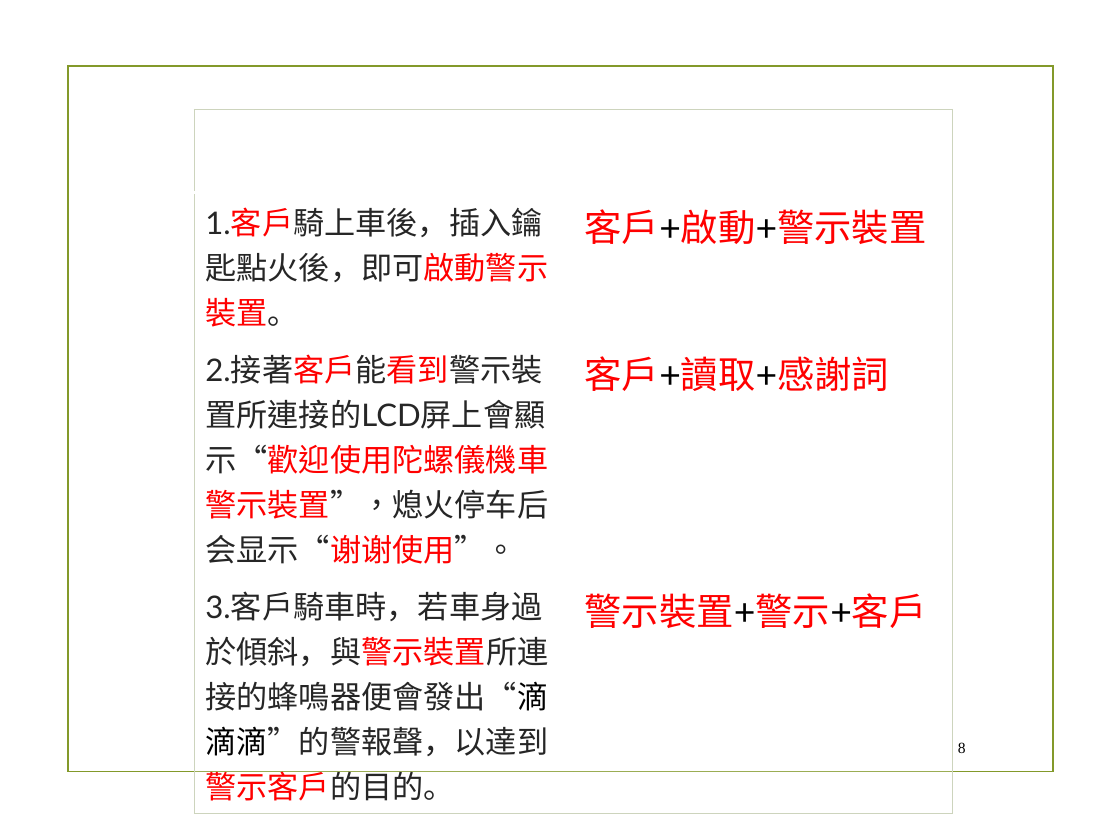
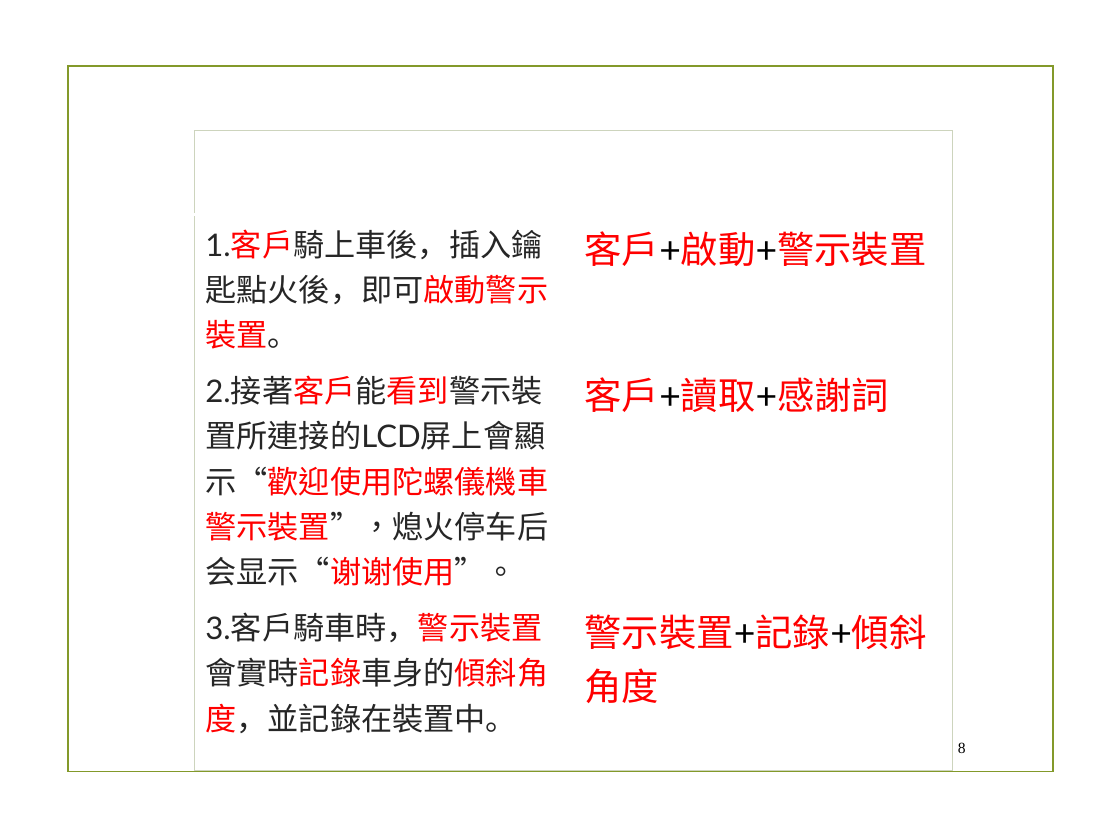
Before and after one commit to chandlerkuo/sharepee, a slide deck: slide 8 of 陀螺儀機車警示裝置.pptx. Drawn at 1120x840 pixels with LibreOffice and Linux fonts; fonts in the diff are those of the drawing; background and template pictures are left out. Boxes give left, top, right and bottom in pixels: in the first picture for what was removed or moved away, otherwise in the second. Text is boxed around its words. In the diff, an @@ line names an element or a change of style, - is before the commit and + after.

```diff
--- a/陀螺儀機車警示裝置.pptx
+++ b/陀螺儀機車警示裝置.pptx
@@ table at <box>194,131,953,737</box> @@
-row 4, column 1: 3.客戶騎車時，若車身過於傾斜，與警示裝置所連接的蜂鳴器便會發出“滴滴滴”的警報聲，以達到警示客戶的目的。
+row 4, column 1: 3.客戶騎車時，警示裝置會實時記錄車身的傾斜角度，並記錄在裝置中。
-row 4, column 2: 警示裝置+警示+客戶
+row 4, column 2: 警示裝置+記錄+傾斜角度
@@ table: place and size @@
-table at <box>194,110,953,805</box>
+table at <box>194,131,953,737</box>
```
Also in this commit, not shown: 7 other slides changed, 6 slides added.
